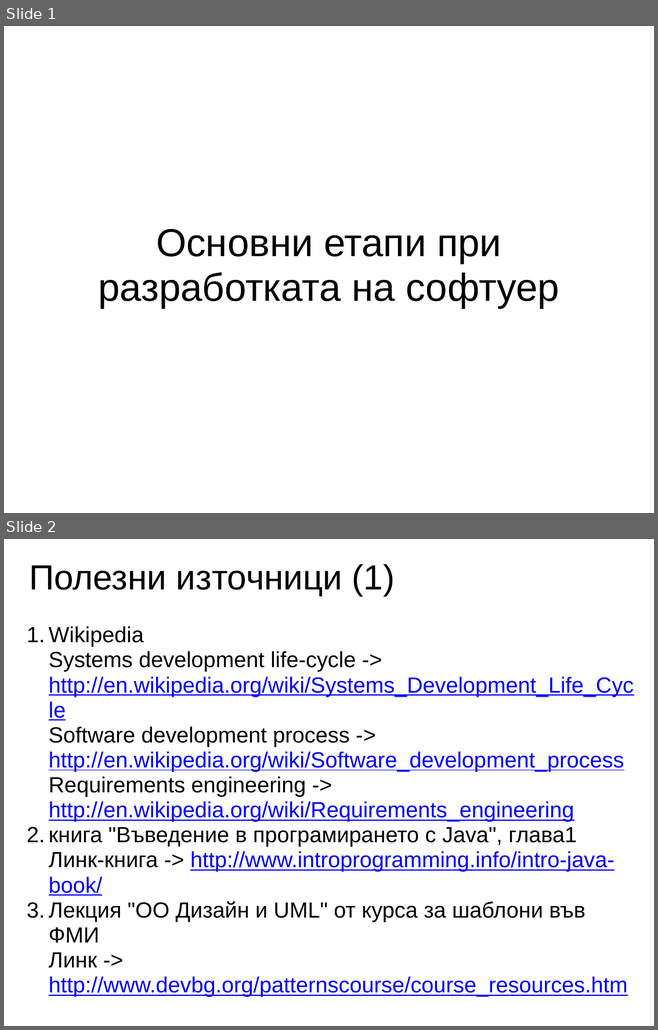
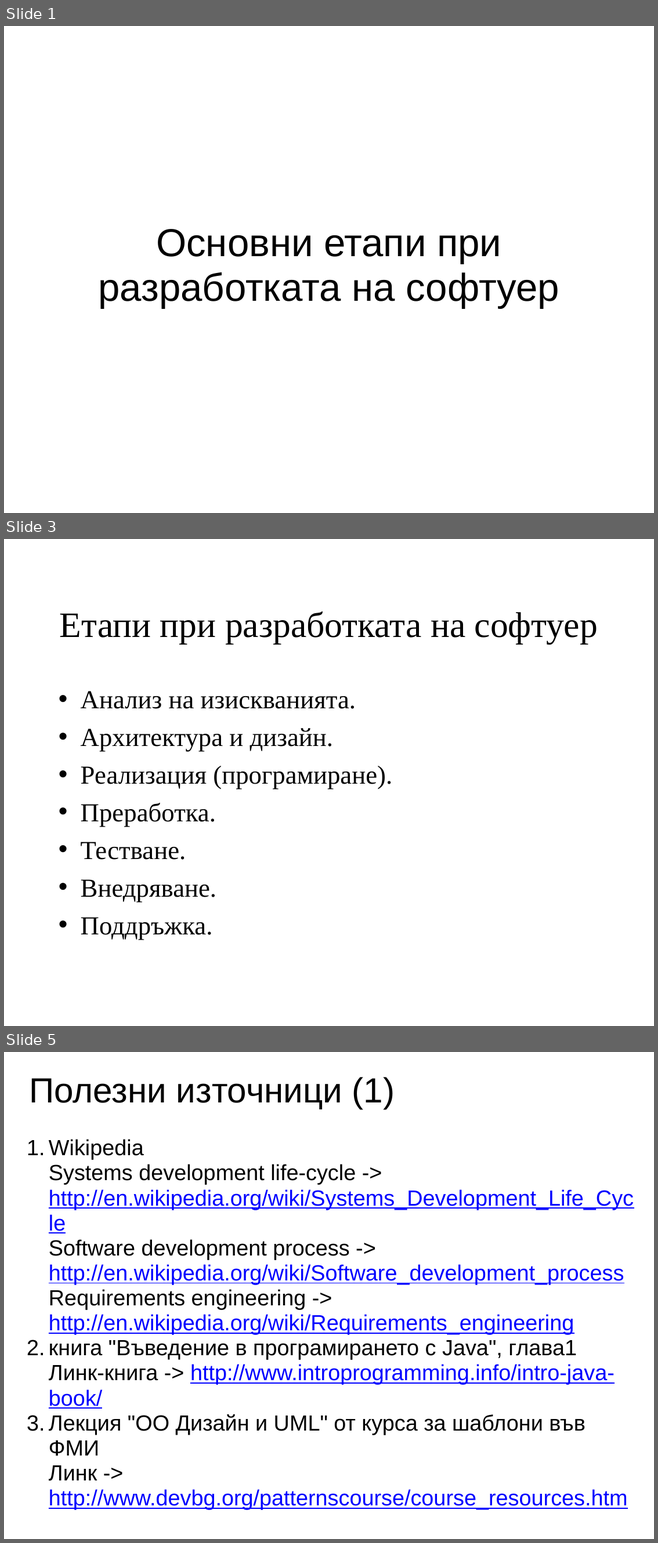
Before and after one commit to nikolaiweselinow/design-patterns-book, a slide deck: resources/Chapter-01-Software-Development-Stages/Chapter-01-Software-Development-Stages.ppt. Shown one above the other, each under a label of ours: slides 1 and 2 before the commit, slides 1, 3 and 5 after it; the slides between them are not shown. The pictures are 658x1030 and 658x1543 pixels, drawn with LibreOffice and Linux fonts; fonts in the diff are those of the drawing. Boxes give left, top, right and bottom in pixels: in the first picture for what was removed or moved away, otherwise in the second. Text is boxed around its words. In the diff, an @@ line names an element or a change of style, - is before the commit and + after.

```diff
--- a/resources/Chapter-01-Software-Development-Stages/Chapter-01-Software-Development-Stages.ppt
+++ b/resources/Chapter-01-Software-Development-Stages/Chapter-01-Software-Development-Stages.ppt
@@ slide 3 added at (4,539,654,1026), background #FFFFFF @@
@@ title added at (60,611,597,643), 44 pt, text #000000 @@
+Етапи при разработката на софтуер
@@ text added at (81,691,392,940), 32 pt, text #000000 @@
+• Анализ на изискванията.
+• Архитектура и дизайн.
+• Реализация (програмиране).
+• Преработка.
+• Тестване.
+• Внедряване.
+• Поддръжка.
@@ what was slide 2 is now slide 5 @@
```
Also in this commit, not shown: 2 other slides added, 1 other file.
